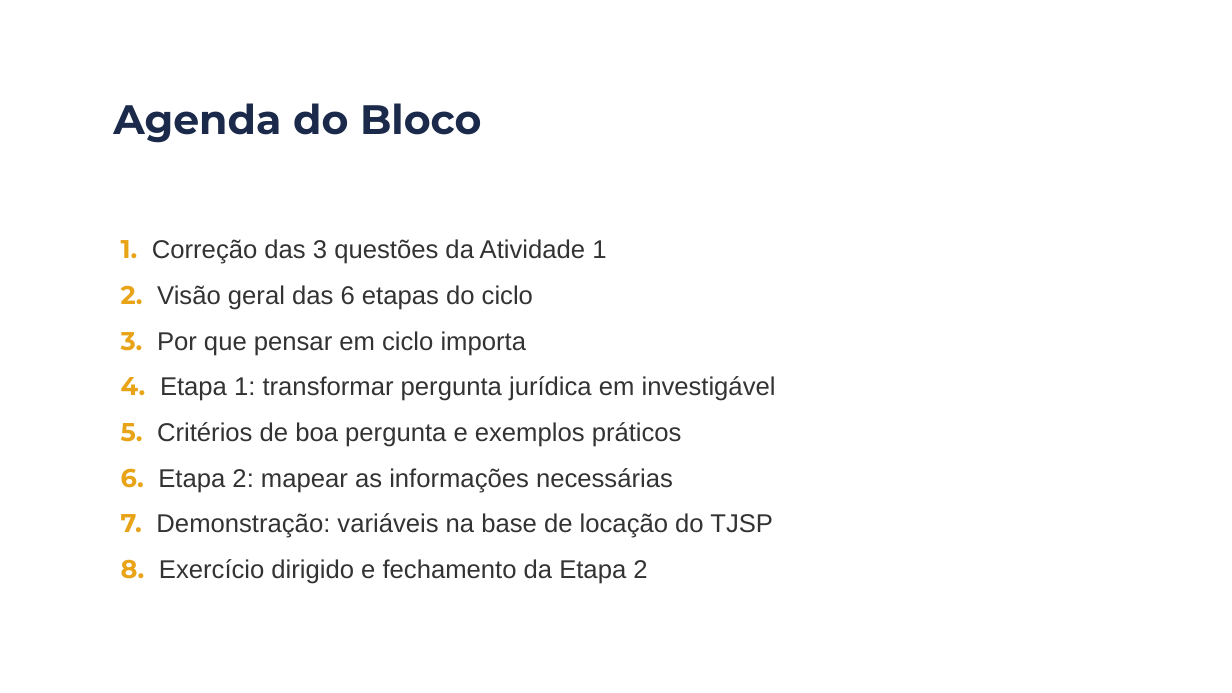
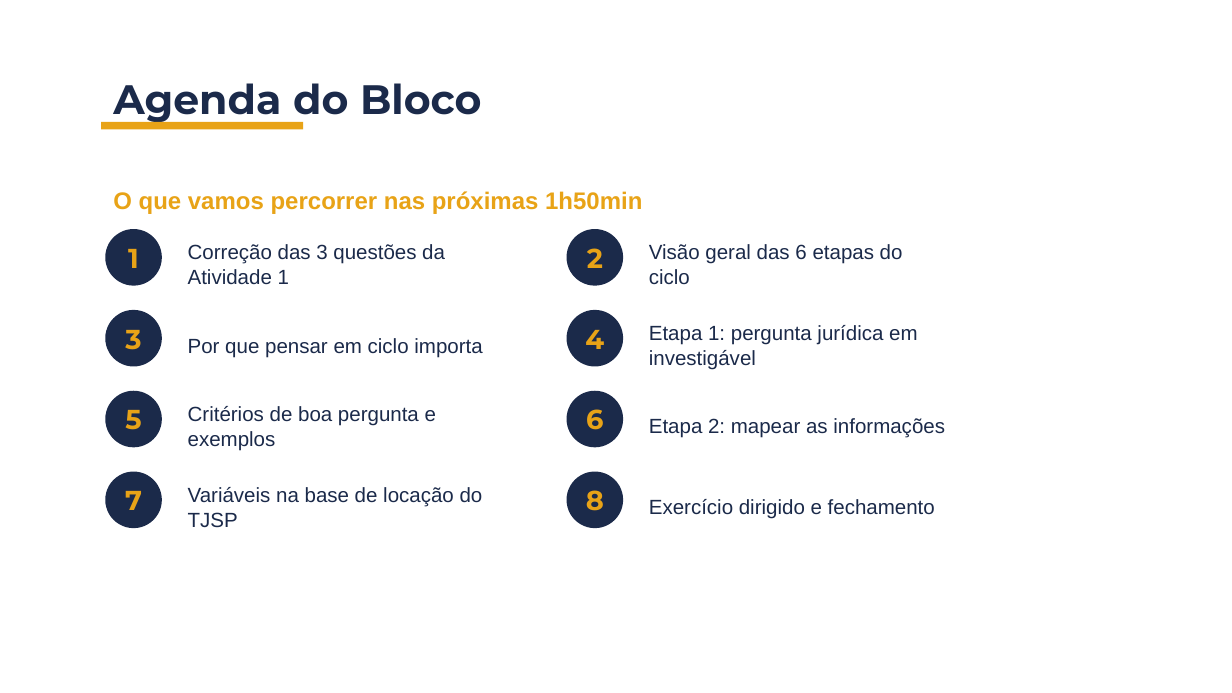
Before and after one commit to BrunoDaleffi/ibmec, a slide deck: slide 2 of aulas/aula_02/slides/aula2_bloco1_jurimetria.pptx. Drawn at 1232x693 pixels with LibreOffice and Linux fonts; fonts in the diff are those of the drawing; background and template pictures are left out. Boxes give left, top, right and bottom in pixels: in the first picture for what was removed or moved away, otherwise in the second. Text is boxed around its words. In the diff, an @@ line names an element or a change of style, - is before the commit and + after.

Commit message:
fix: correct layout and content in Aula 2 materials
Updated README.md to remove outdated warning about slide backgrounds and clarified the structure of the course content. Enhanced the build_aula2_bloco1.py script to ensure proper mapping of slide backgrounds according to the canonical layout established in Aula 1. Adjusted the build_capa function for improved header formatting. Updated the aula2_bloco1_jurimetria.pptx file to reflect these changes.

```diff
--- a/aulas/aula_02/slides/aula2_bloco1_jurimetria.pptx
+++ b/aulas/aula_02/slides/aula2_bloco1_jurimetria.pptx
@@ text "Agenda do Bloco": place and size @@
-text "Agenda do Bloco" at <box>113,103,482,143</box>
+text "Agenda do Bloco" at <box>113,83,482,125</box>
@@ rectangle added at <box>101,122,303,129</box>, fill #E8A317 @@
@@ text added at <box>113,191,642,214</box>, 14 pt, text #E8A317, bold @@
+O que vamos percorrer nas próximas 1h50min
@@ ellipse added at <box>105,229,161,286</box>, fill #1B2A4A, 16 pt, text #E8A317, bold @@
+1
@@ text removed at <box>121,239,776,584</box> @@
-1. Correção das 3 questões da Atividade 1
-2. Visão geral das 6 etapas do ciclo
-3. Por que pensar em ciclo importa
-4. Etapa 1: transformar pergunta jurídica em investigável
-5. Critérios de boa pergunta e exemplos práticos
-6. Etapa 2: mapear as informações necessárias
-7. Demonstração: variáveis na base de locação do TJSP
-8. Exercício dirigido e fechamento da Etapa 2
@@ ellipse added at <box>567,229,623,286</box>, fill #1B2A4A, 16 pt, text #E8A317, bold @@
+2
@@ text added at <box>188,244,445,284</box>, 12 pt, text #1B2A4A @@
+Correção das 3 questões da Atividade 1
@@ text added at <box>649,244,903,284</box>, 12 pt, text #1B2A4A @@
+Visão geral das 6 etapas do ciclo
@@ ellipse added at <box>105,310,161,367</box>, fill #1B2A4A, 16 pt, text #E8A317, bold @@
+3
@@ ellipse added at <box>567,310,623,367</box>, fill #1B2A4A, 16 pt, text #E8A317, bold @@
+4
@@ text added at <box>649,325,917,370</box>, 12 pt, text #1B2A4A @@
+Etapa 1: pergunta jurídica em investigável
@@ text added at <box>188,338,482,358</box>, 12 pt, text #1B2A4A @@
+Por que pensar em ciclo importa
@@ ellipse added at <box>105,391,161,447</box>, fill #1B2A4A, 16 pt, text #E8A317, bold @@
+5
@@ text added at <box>188,406,436,451</box>, 12 pt, text #1B2A4A @@
+Critérios de boa pergunta e exemplos
@@ ellipse added at <box>567,391,623,447</box>, fill #1B2A4A, 16 pt, text #E8A317, bold @@
+6
@@ text added at <box>649,418,945,438</box>, 12 pt, text #1B2A4A @@
+Etapa 2: mapear as informações
@@ ellipse added at <box>105,472,161,529</box>, fill #1B2A4A, 16 pt, text #E8A317, bold @@
+7
@@ ellipse added at <box>567,472,623,529</box>, fill #1B2A4A, 16 pt, text #E8A317, bold @@
+8
@@ text added at <box>188,487,483,528</box>, 12 pt, text #1B2A4A @@
+Variáveis na base de locação do TJSP
@@ text added at <box>649,499,935,519</box>, 12 pt, text #1B2A4A @@
+Exercício dirigido e fechamento
```
Also in this commit, not shown: 37 other slides changed, 1 slide added, 1 slide removed, 2 other files.
